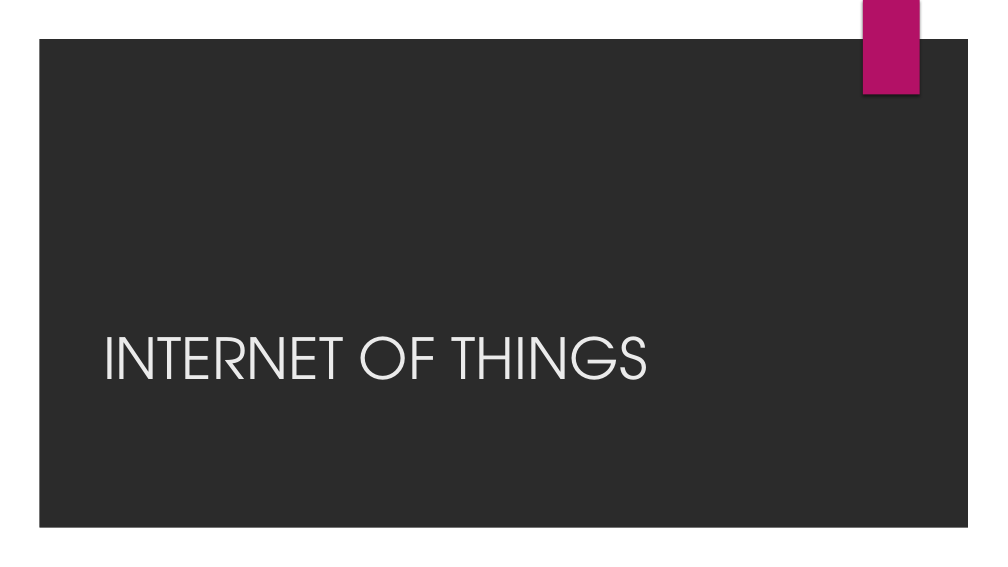
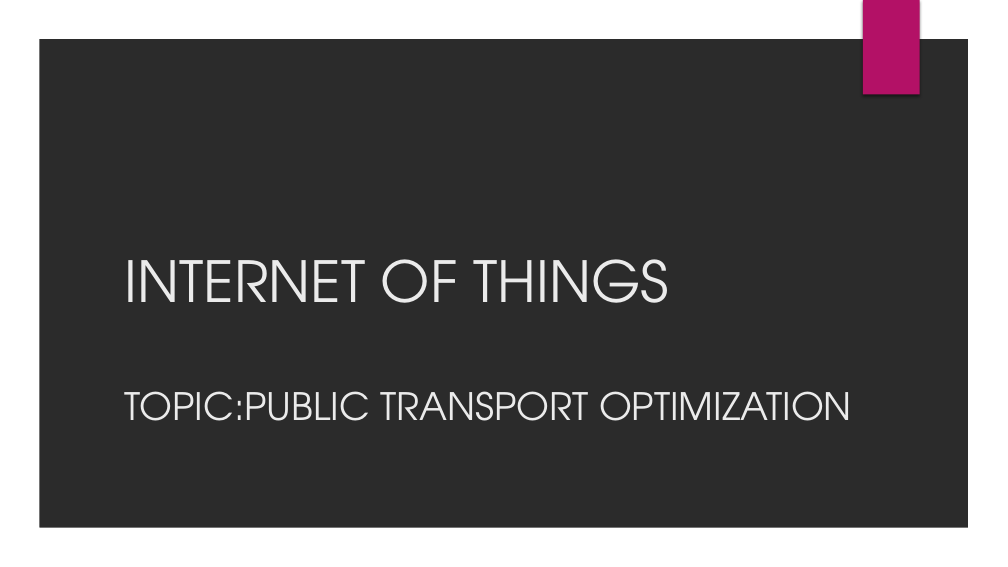
Before and after one commit to Kani-mozhi3/IOT-project, a slide deck: slide 1 of IOT project.pptx. Drawn at 1008x567 pixels with LibreOffice and Linux fonts; fonts in the diff are those of the drawing; background and template pictures are left out; a plain dark background stands for a picture behind light text. Boxes give left, top, right and bottom in pixels: in the first picture for what was removed or moved away, otherwise in the second. Text is boxed around its words. In the diff, an @@ line names an element or a change of style, - is before the commit and + after.

```diff
--- a/IOT project.pptx
+++ b/IOT project.pptx
@@ title at bbox=[125, 259, 852, 421]: text changed; size 54 to 36 pt @@
-INTERNET OF THINGS
+INTERNET OF THINGS
+TOPIC:PUBLIC TRANSPORT OPTIMIZATION
```
Also in this commit, not shown: 5 other slides changed, 37 slides added, 3 slides removed.
